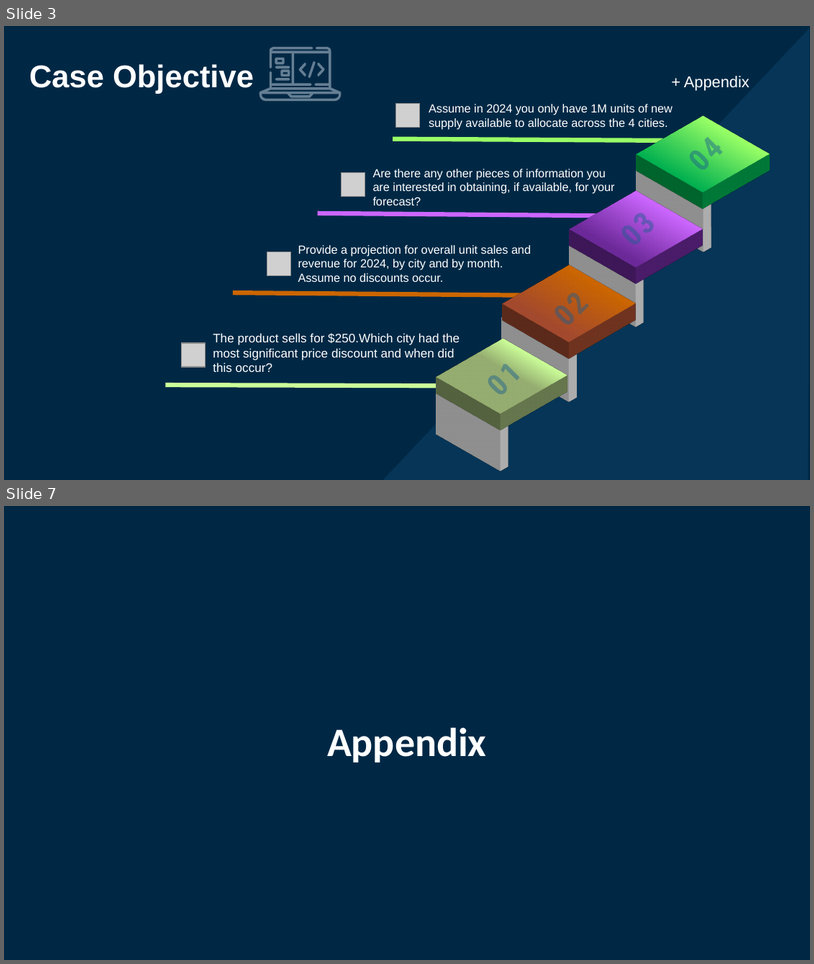
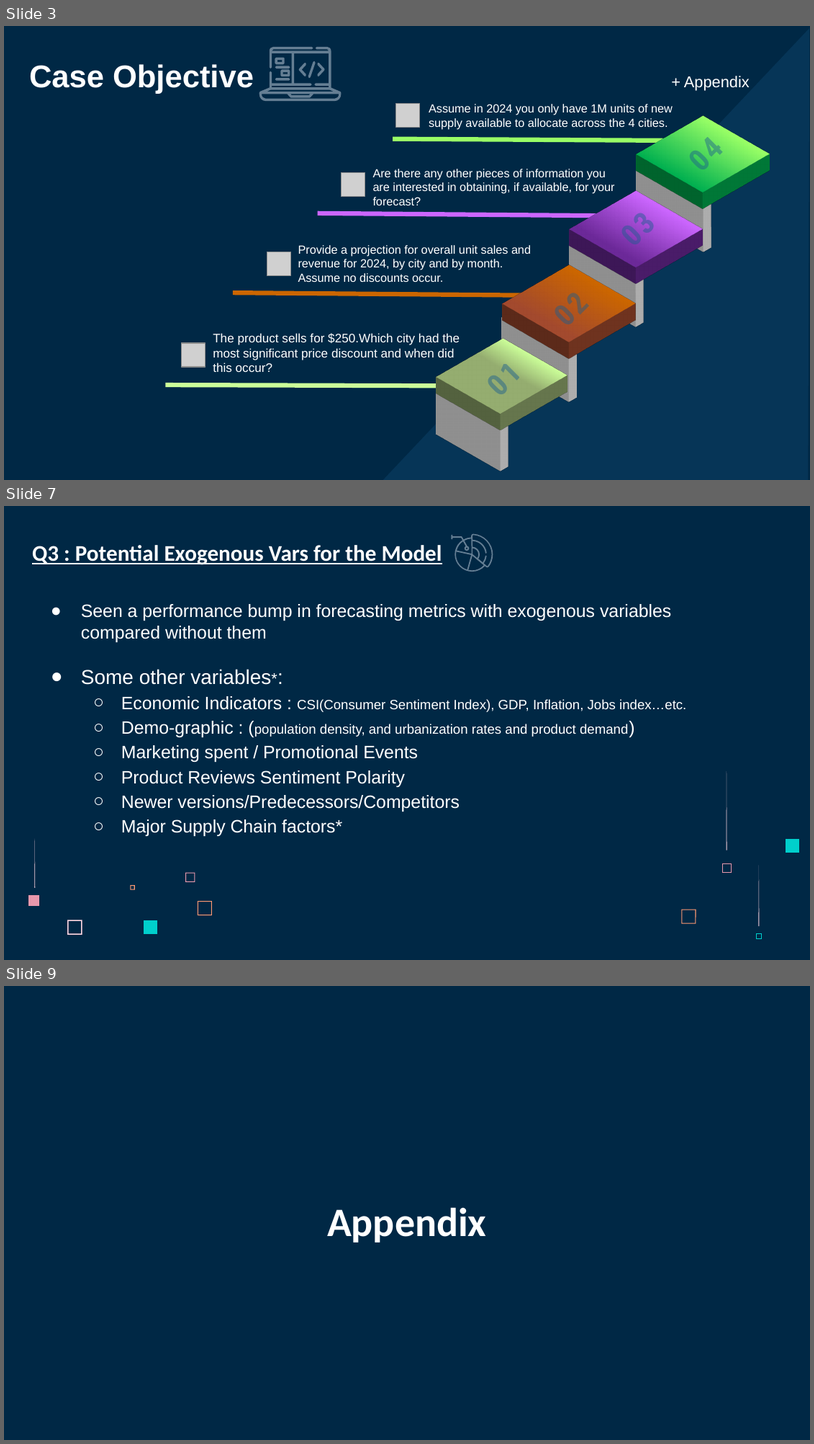
Before and after one commit to vamshi694/Apple_Case_Study, a slide deck: Data/Apple_Case_Study_Presentation_VAMSHI_MUGALA.pptx. Shown one above the other, each under a label of ours: slides 3 and 7 before the commit, slides 3, 7 and 9 after it; the slides between them are not shown. The pictures are 814x964 and 814x1444 pixels, drawn with LibreOffice and Linux fonts; fonts in the diff are those of the drawing; grey boxes stand for pictures. Boxes give left, top, right and bottom in pixels: in the first picture for what was removed or moved away, otherwise in the second. Text is boxed around its words. In the diff, an @@ line names an element or a change of style, - is before the commit and + after.

```diff
--- a/Data/Apple_Case_Study_Presentation_VAMSHI_MUGALA.pptx
+++ b/Data/Apple_Case_Study_Presentation_VAMSHI_MUGALA.pptx
@@ slide 7 added at [4,506,810,960], background #002845 @@
@@ title added at [32,545,442,565], 20 pt, text #FFFFFF, bold, underline @@
+Q3 : Potential Exogenous Vars for the Model
@@ freeform shape added at [452,534,494,572], fill #657E93 @@
@@ text added at [81,604,687,836], 16 pt, text #FFFFFF @@
+● Seen a performance bump in forecasting metrics with exogenous variables compared without them
+● Some other variables*:
+  ○ Economic Indicators : CSI(Consumer Sentiment Index), GDP, Inflation, Jobs index…etc.
+  ○ Demo-graphic : (population density, and urbanization rates and product demand)
+  ○ Marketing spent / Promotional Events
+  ○ Product Reviews Sentiment Polarity
+  ○ Newer versions/Predecessors/Competitors
+  ○ Major Supply Chain factors*
@@ freeform shape added at [727,771,728,850], fill #FFD6E1 @@
@@ freeform shape added at [35,838,36,888], fill #FFD6E1 @@
@@ freeform shape added at [786,838,800,852], fill #00CFCC @@
@@ freeform shape added at [185,872,195,882], fill #E898AC @@
@@ freeform shape added at [723,863,731,872], outline #E898AC 0.23 pt @@
@@ freeform shape added at [759,865,759,926], fill #FFD6E1 @@
@@ freeform shape added at [131,885,136,890], fill #FF9973 @@
@@ freeform shape added at [29,895,39,905], fill #E898AC @@
@@ freeform shape added at [198,901,212,915], fill #FF9973 @@
@@ freeform shape added at [682,909,697,924], fill #FF9973 @@
@@ freeform shape added at [67,920,82,934], fill #FFD6E1 @@
@@ freeform shape added at [144,921,157,934], fill #00CFCC @@
@@ freeform shape added at [756,934,761,938], outline #00CFCC 0.23 pt @@
@@ what was slide 7 is now slide 9 @@
```
Also in this commit, not shown: 3 slides changed, 2 other slides added, 1 slide removed, 1 other file.
